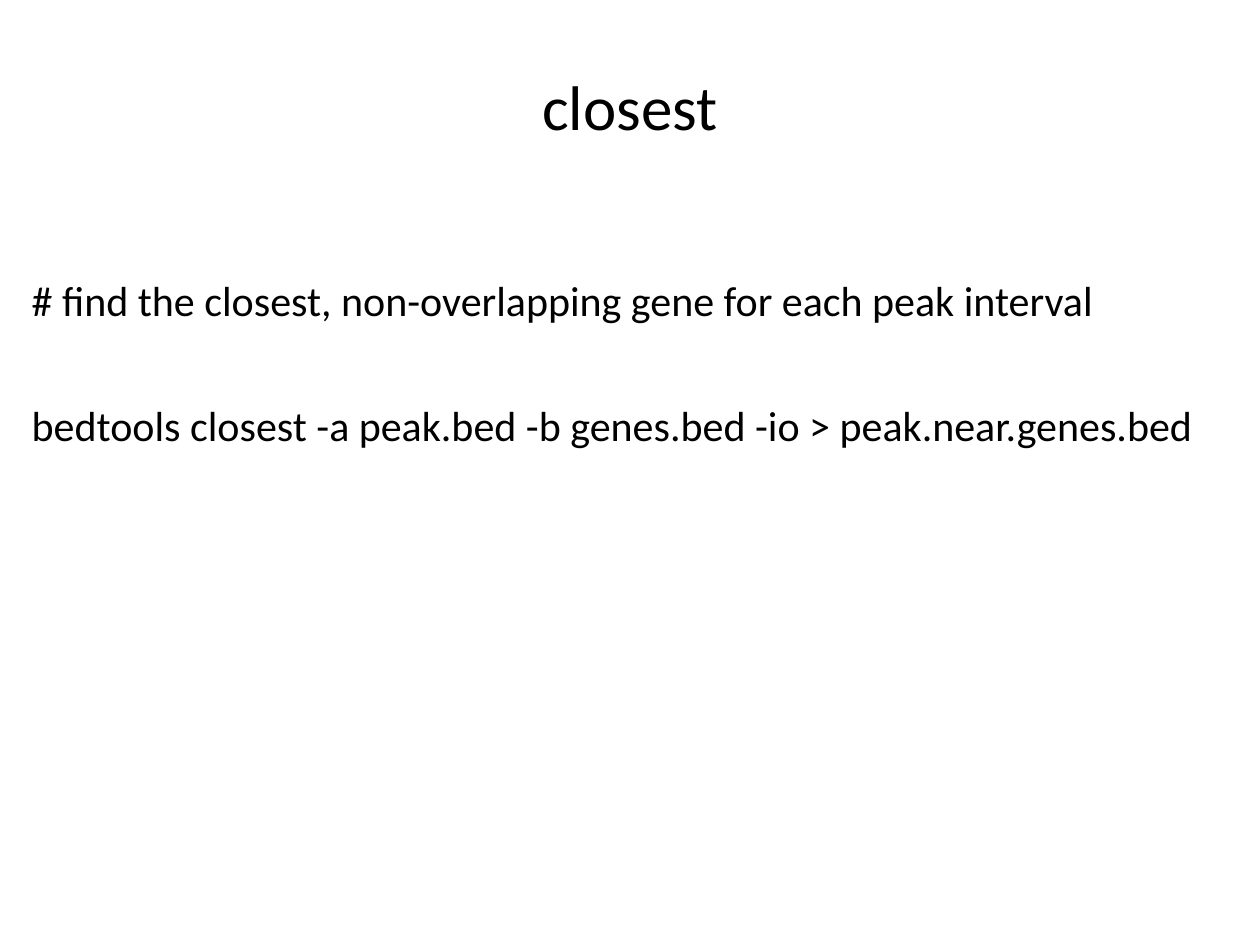
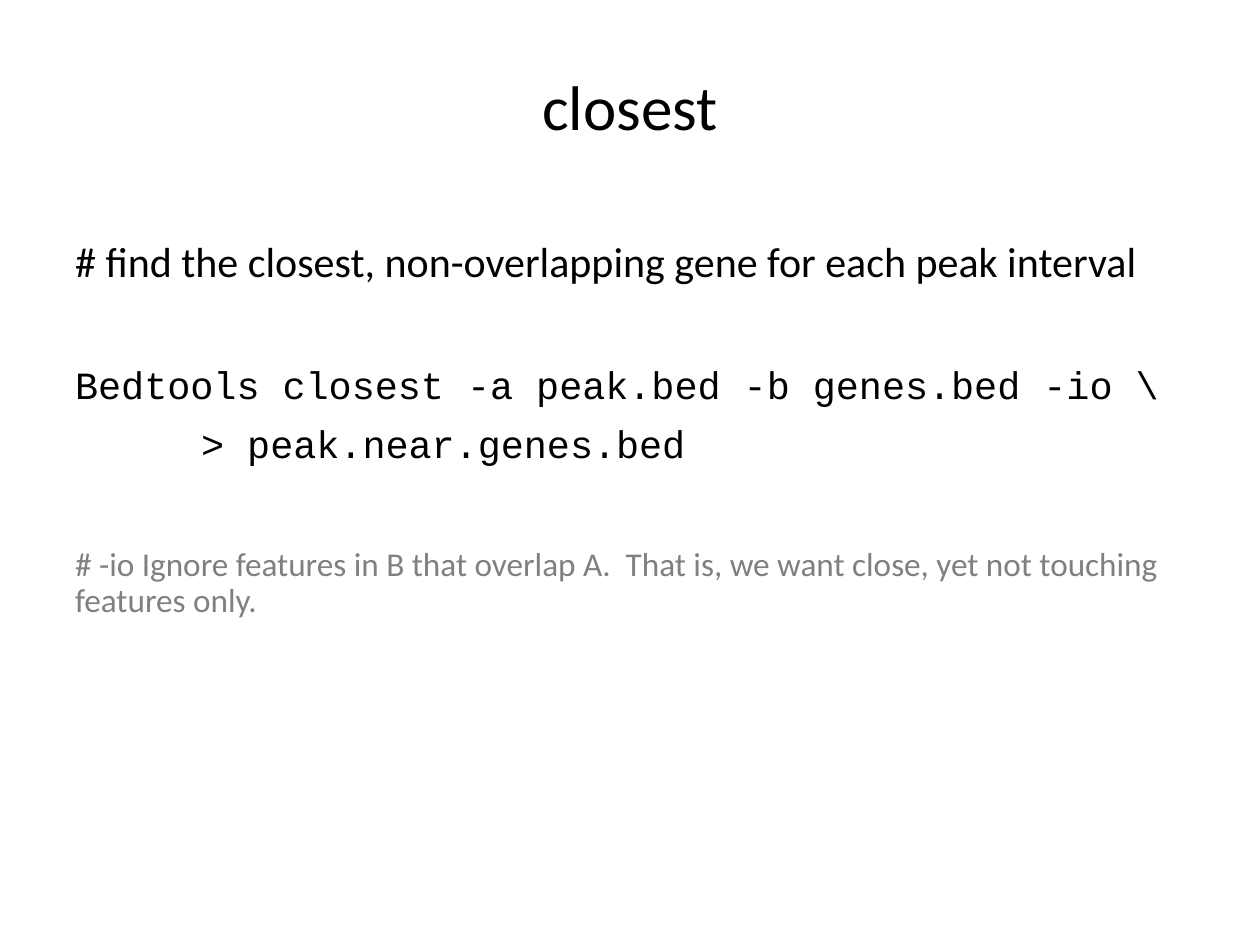
Before and after one commit to liu3zhenlab/teaching, a slide deck: slide 19 of PLPTH813Bioinformatis/2023/lectures/lecture13_BEDtools.pptx (slide 18 before the commit). Drawn at 1260x945 pixels with LibreOffice and Linux fonts; fonts in the diff are those of the drawing. Boxes give left, top, right and bottom in pixels: in the first picture for what was removed or moved away, otherwise in the second. Text is boxed around its words. In the diff, an @@ line names an element or a change of style, - is before the commit and + after.

Commit message:
BEDtools

```diff
--- a/PLPTH813Bioinformatis/2023/lectures/lecture13_BEDtools.pptx
+++ b/PLPTH813Bioinformatis/2023/lectures/lecture13_BEDtools.pptx
@@ text "# find the closest, non-overlapping ...": place and size @@
-text "# find the closest, non-overlapping ..." at <box>32,286,1192,449</box>
+text "# find the closest, non-overlapping ..." at <box>75,247,1157,618</box>
@@ text at <box>75,372,1157,618</box>: text changed; size 24 to 19 pt; text colour #000000 to #808080 @@
-bedtools closest -a peak.bed -b genes.bed -io > peak.near.genes.bed
+Bedtools closest -a peak.bed -b genes.bed -io \
+> peak.near.genes.bed
+# -io Ignore features in B that overlap A. That is, we want close, yet not touching features only.
```
Also in this commit, not shown: 11 other slides changed, 4 slides added, 1 slide removed, 2 other files.
